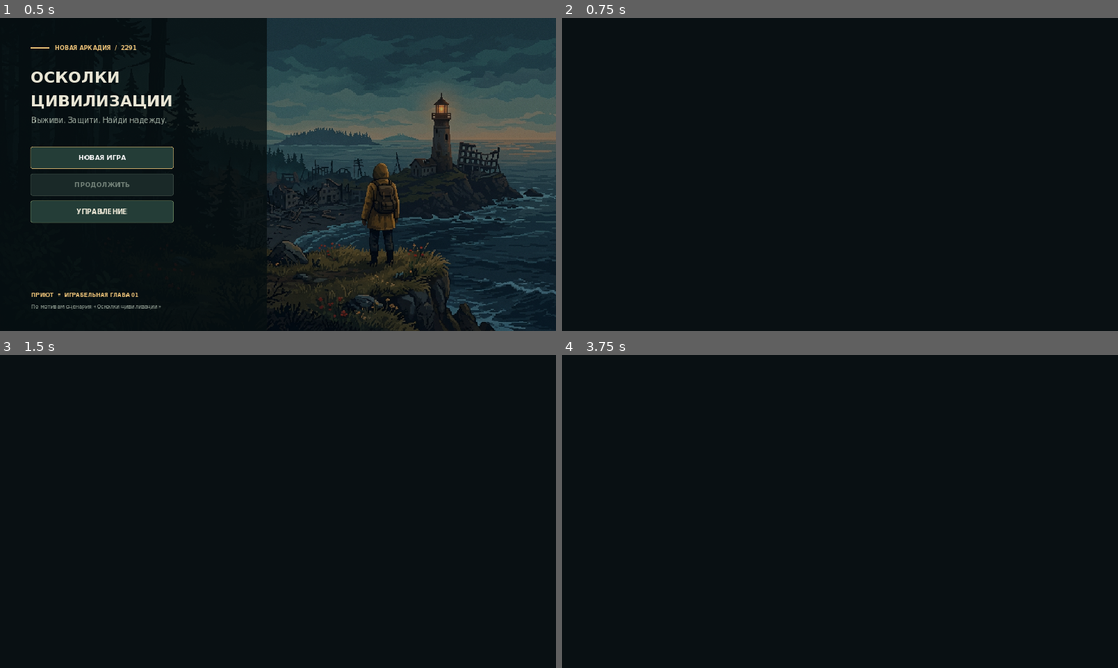
Above: before the commit, frames 1-4 (two rows, left to right).
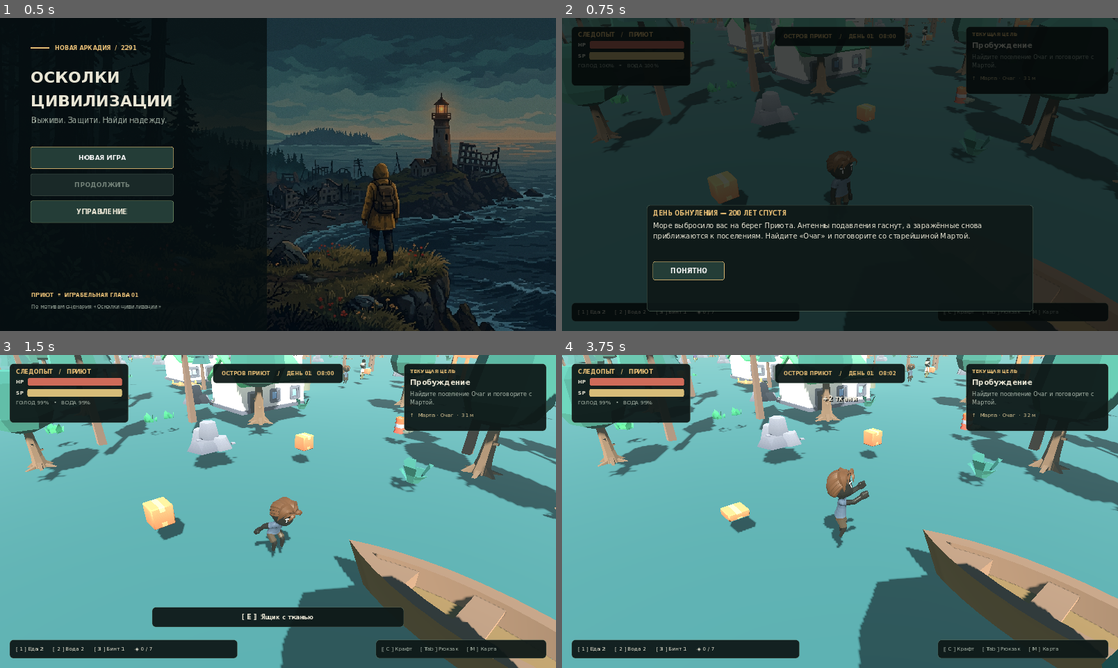
Above: after the commit, the same moments.

Repository: rewg40/my-godot-game
Game: Godot game, scene res://scenes/main.tscn
The game is run twice, just before and just after one commit, with the same random seed, the same clock (stepped at 60 frames per second) and the same inputs.
Inputs (mouse positions are in pixels of both pictures, inside the frame that each line leads up to):
- Up to frame 1 (0.5 s): no input
- Up to frame 2 (0.75 s): click "НОВАЯ ИГРА" at 0.5 s
- Up to frame 3 (1.5 s): click (127, 608) at 1.25 s, where only the run after the commit has a clickable "ПОНЯТНО"
- Up to frame 4 (3.75 s): tap Enter at 2 s; move the mouse to (962, 495) at 2.02 s; hold D (move_right) 2.03-2.75 s; tap F (attack) at 2.1 s; click (962, 495) at 2.17 s; tap Space (jump) at 2.27 s; drag from (728, 527) to (812, 574) at 2.77 s; move the mouse to (895, 442) at 3.52 s; hold D (move_right) from 3.53 s (still down); tap E at 3.6 s

Frame 1 is identical in both runs. In frame 2, 58% of the frame differs, in the area x 0-100%, y 0-100%; in frame 3, 85%; in frame 4, 87%.
Error before the commit: Parse Error: Identifier "TREE_REGION" not declared in the current scope. (res://scripts/world.gd:137)

Commit message:
Check 3D scene and remove legacy sprite references
Co-authored-by: arena-agent <297053741+arena-agent@users.noreply.github.com>

Diff:
--- a/scripts/world.gd
+++ b/scripts/world.gd
@@ -134,10 +134,10 @@
 	_make("boat", "boat", "Лодка у причала", SITES.boat, {"collision": 15})
 	var trees = [Vector2(330,1530),Vector2(460,1515),Vector2(535,1580),Vector2(290,1320),Vector2(445,1260),Vector2(1160,10 …(347 unchanged characters)…
 	for i in range(trees.size()):
-		_make("tree_%d" % i, "tree", "Дерево", trees[i], {"region": TREE_REGION, "scale": 3.0, "collision": 14})
+		_make("tree_%d" % i, "tree", "Дерево", trees[i], {"collision": 14})
 	var rocks = [Vector2(415,1640),Vector2(520,1410),Vector2(310,1120),Vector2(1170,1420),Vector2(1270,1510),Vector2(1310,950),Vector2(750,680),Vector2(650,550),Vector2(490,470),Vector2(800,320),Vector2(1640,760),Vector2(1810,1400),Vector2(2400,1220),Vector2(2800,1510)]
 	for i in range(rocks.size()):
-		_make("rock_%d" % i, "rock", "Камни", rocks[i], {"region": ROCK_REGION, "scale": 2.4, "collision": 15})
+		_make("rock_%d" % i, "rock", "Камни", rocks[i], {"collision": 15})
 	var scrap = [Vector2(2200,1630),Vector2(2350,1380),Vector2(2510,800),Vector2(2700,540),Vector2(2770,850),Vector2(2440,680),Vector2(1270,1700),Vector2(650,1740)]
 	for i in range(scrap.size()):
 		_make("scrap_%d" % i, "scrap", "Металлолом", scrap[i], {"collision": 12})
--- /dev/null
+++ b/tests/visual_probe.gd
@@ -0,0 +1,33 @@
+extends SceneTree
+
+# Temporary diagnostic: capture the real 3D renderer in a virtual display.
+func _initialize() -> void:
+	OS.set_environment("SHARDS_TEST_SAVE", "1")
+	_run.call_deferred()
+
+func _capture(path: String) -> void:
+	await RenderingServer.frame_post_draw
+	var image := root.get_texture().get_image()
+	if image == null or image.is_empty() or image.save_png(path) != OK:
+		push_error("Could not capture rendered viewport: " + path)
+
+func _run() -> void:
+	var out_dir := OS.get_environment("SHARDS_PREVIEW_DIR")
+	var main = load("res://scenes/main.tscn").instantiate()
+	root.add_child(main)
+	await create_timer(0.5).timeout
+	main.start_game(false)
+	await process_frame
+	var world = main.current_screen
+	world.hud.close_modal()
+	await create_timer(1.5).timeout
+	await _capture(out_dir + "/beach3d.png")
+	world.player.global_position = world.map_to_world(Vector2(840, 1345)) + Vector3.UP * 0.12
+	world.player.velocity = Vector3.ZERO
+	await create_timer(1.5).timeout
+	await _capture(out_dir + "/camp3d.png")
+	world.sound.stop()
+	main.music.stop()
+	main.queue_free()
+	await create_timer(0.75).timeout
+	quit()
Not shown, changed: .github/workflows/godot.yml
Not shown, added: tests/encode_probe.py
